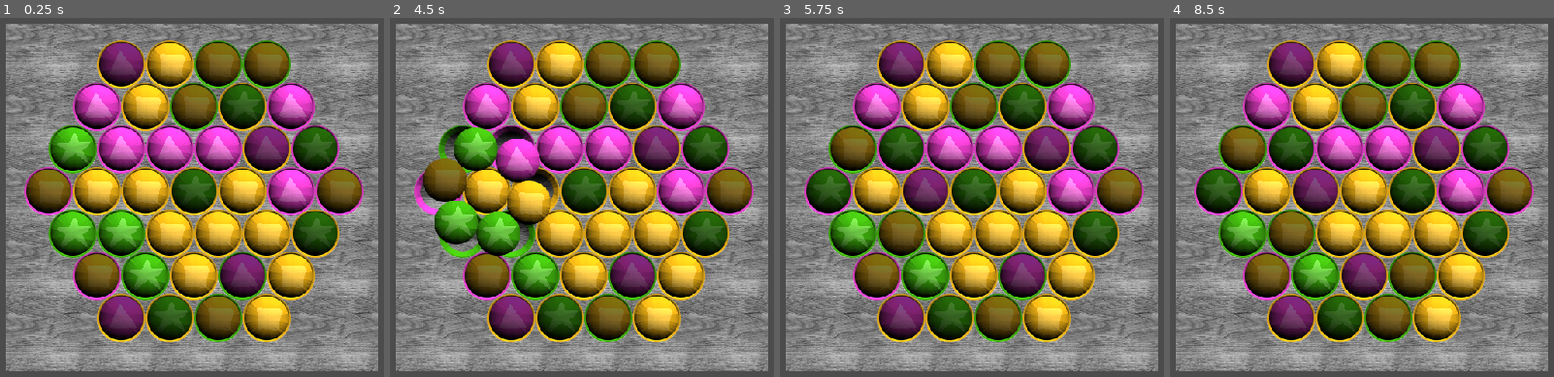
Above: before the commit, frames 1-4 (left to right).
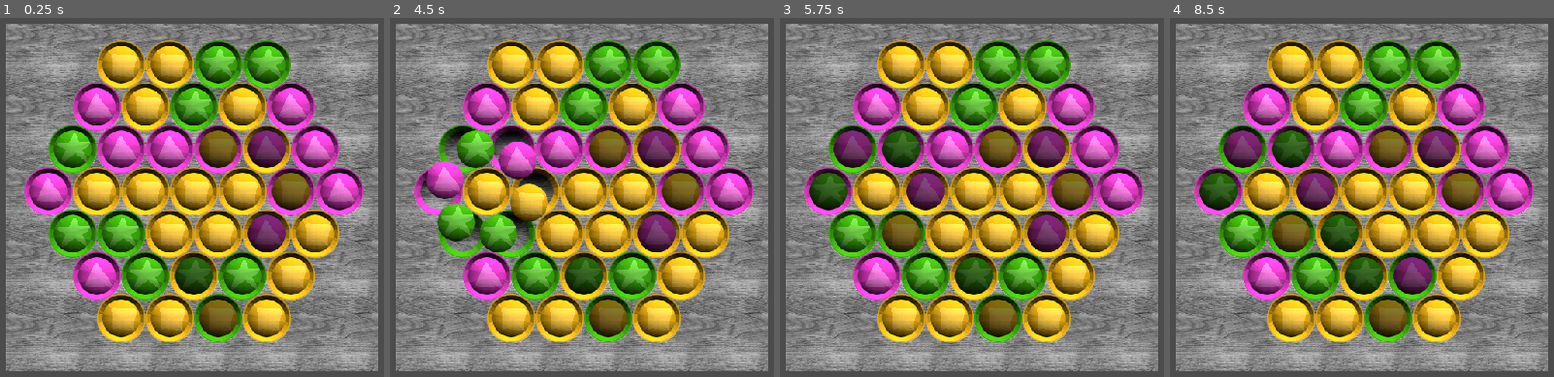
Above: after the commit, the same moments.

Repository: heroofhyla/SpinHex
Game: Godot game, scene res://scene/game.tscn
Same seed, same stepped clock (60 frames per second), same inputs: the game is played once before the commit and once after it.
Inputs (mouse positions are in pixels of both pictures, inside the frame that each line leads up to):
- Up to frame 1 (0.25 s): no input
- Up to frame 2 (4.5 s): tap Enter at 0.5, 2, 3.5 s; move the mouse to (608, 319) at 0.52 s; click (608, 319) at 0.67 s; tap Space at 1.25, 2.75, 4.25 s; move the mouse to (512, 64) at 1.27 s; click (512, 64) at 1.42 s; move the mouse to (439, 190) at 2.02 s; click (439, 190) at 2.17 s; move the mouse to (558, 319) at 2.77 s; click (558, 319) at 2.92 s; move the mouse to (558, 64) at 3.52 s; click (558, 64) at 3.67 s; move the mouse to (486, 190) at 4.27 s; click (486, 190) at 4.42 s
- Up to frame 3 (5.75 s): move the mouse to (852, 233) at 5.02 s; click (852, 233) at 5.17 s
- Up to frame 4 (8.5 s): move the mouse to (1484, 150) at 5.77 s; click (1484, 150) at 5.92 s; move the mouse to (1266, 107) at 6.52 s; click (1266, 107) at 6.67 s; move the mouse to (1219, 190) at 7.27 s; click (1219, 190) at 7.42 s; move the mouse to (1388, 233) at 8.02 s; click (1388, 233) at 8.17 s

The runs differ from the first frame. In frame 1, 27% of the frame differs, in the area x 6-95%, y 7-90%; in frame 2, 27%; in frame 3, 27%; in frame 4, 27%.

Commit message:
Smaller gems

Diff:
--- a/game/entity/Gem.tscn
+++ b/game/entity/Gem.tscn
@@ -20,6 +20,7 @@
 frame = 1
 
 [node name="CollisionShape2D" type="CollisionShape2D" parent="."]
+visible = false
 shape = SubResource( 1 )
 [connection signal="area_entered" from="." to="." method="_on_Gem_area_entered"]
 [connection signal="input_event" from="." to="." method="_on_Gem_input_event"]
--- a/game/scene/game.gd
+++ b/game/scene/game.gd
@@ -4,7 +4,7 @@
 # var a = 2
 # var b = "text"
 
-var scrambles = 1000
+var scrambles = 5
 var mouse_locked = false
 onready var gems = get_tree().get_nodes_in_group("gems")
 # Called when the node enters the scene tree for the first time.
--- a/game/scene/game.tscn
+++ b/game/scene/game.tscn
@@ -135,7 +135,6 @@
 position = Vector2( 640, 476 )
 
 [node name="Gems" type="Node2D" parent="."]
-editor/display_folded = true
 z_index = 10
 __meta__ = {
 "_edit_group_": true,
Binary file changed: game/img/gem.png
Not shown, changed: xcf/gem.xcf
